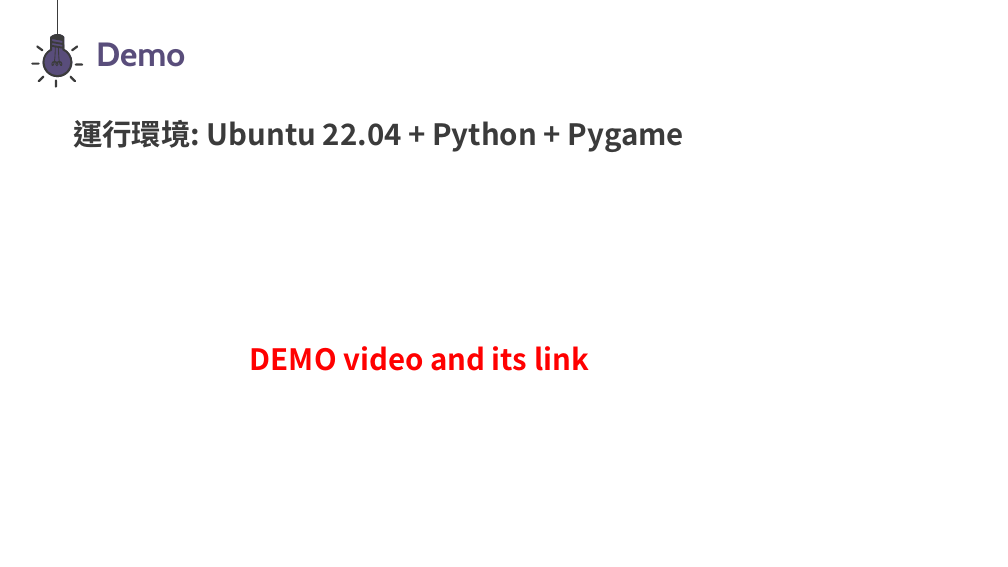
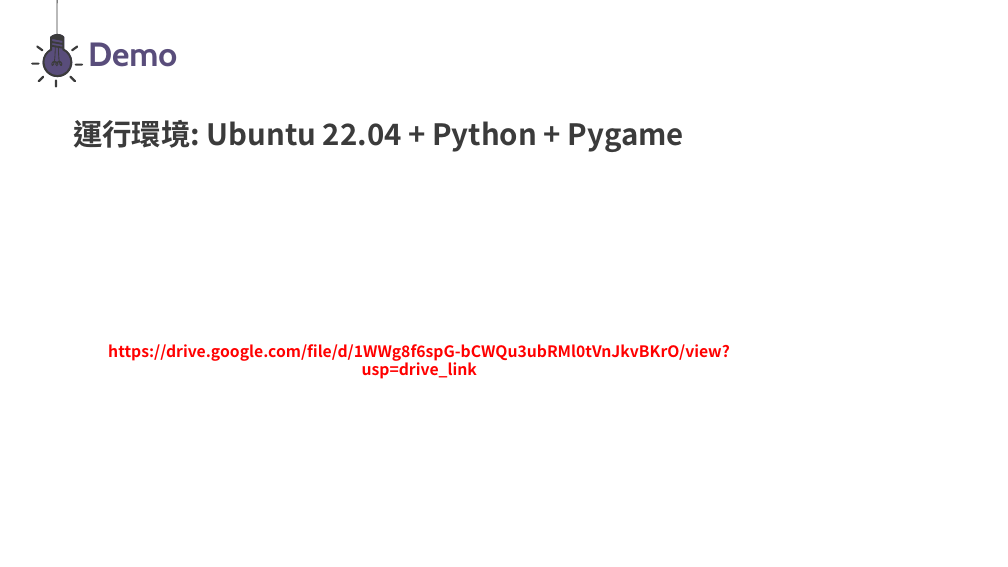
Before and after one commit to yoyo0213/oop-2025-proj-TA_v.s._Professor, a slide deck: slide 10 of oop final project.pptx. Drawn at 1008x567 pixels with LibreOffice and Linux fonts; fonts in the diff are those of the drawing. Boxes give left, top, right and bottom in pixels: in the first picture for what was removed or moved away, otherwise in the second. Text is boxed around its words. In the diff, an @@ line names an element or a change of style, - is before the commit and + after.

Commit message:
add demo link into ppt

```diff
--- a/oop final project.pptx
+++ b/oop final project.pptx
@@ line (57, 37) - (57, 0): stroke #3B3B3B 1 pt to #3B3B3B 0.75 pt @@
@@ text "Demo": place and size @@
-text "Demo" at [96, 42, 185, 67]
+text "Demo" at [88, 42, 177, 67]
@@ text at [108, 344, 730, 379]: text changed; size 28 to 15 pt @@
-DEMO video and its link
+https://drive.google.com/file/d/1WWg8f6spG-bCWQu3ubRMl0tVnJkvBKrO/view?usp=drive_link
```
Also in this commit, not shown: 14 other slides changed.
